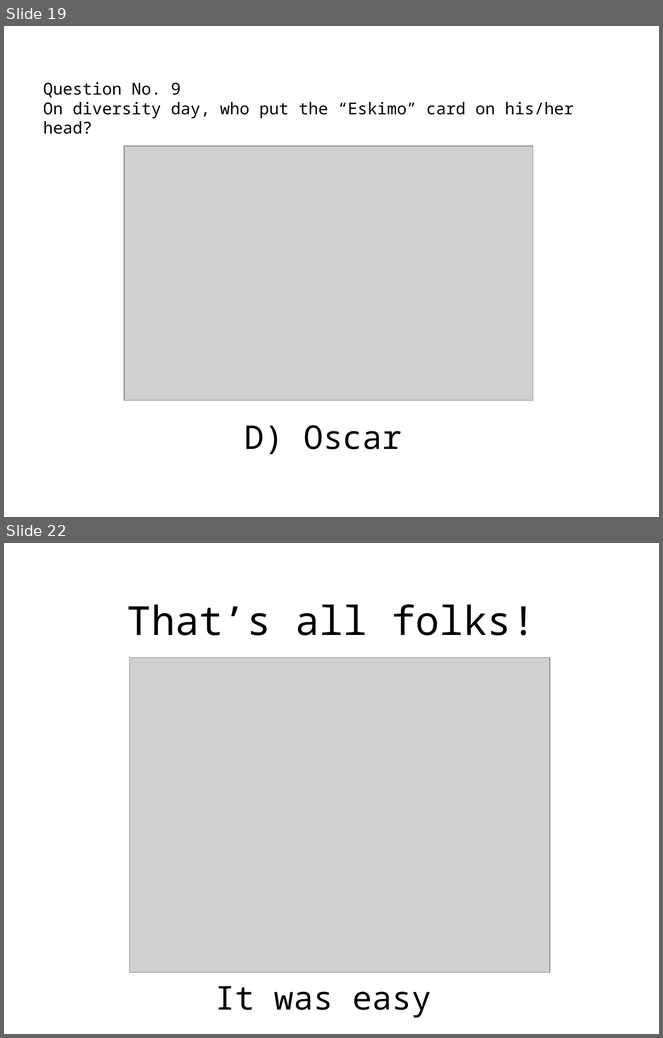
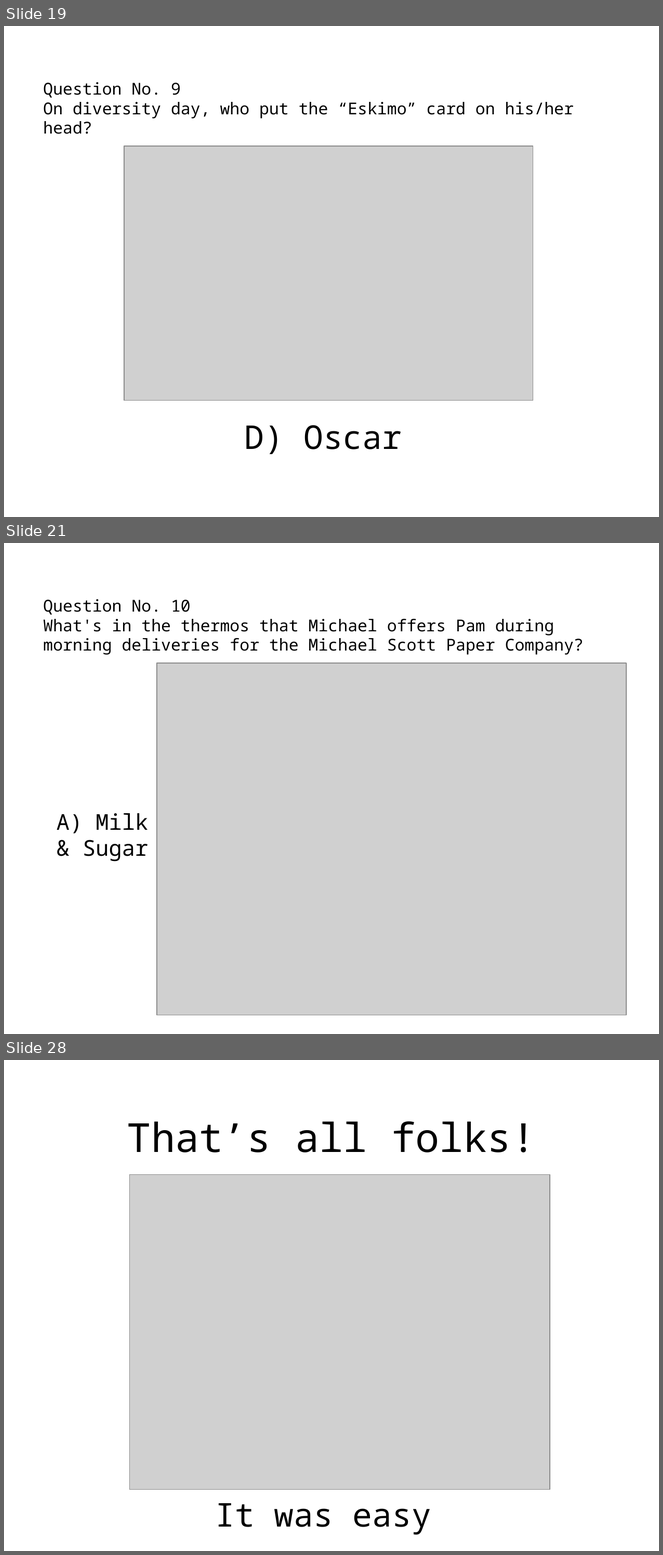
Before and after one commit to abartoha/quiz, a slide deck: The Office/The Office.pptx. Shown one above the other, each under a label of ours: slides 19 and 22 before the commit, slides 19, 21 and 28 after it; the slides between them are not shown. The pictures are 663x1038 and 663x1555 pixels, drawn with LibreOffice and Linux fonts; fonts in the diff are those of the drawing; grey boxes stand for pictures; background and template pictures are left out. Boxes give left, top, right and bottom in pixels: in the first picture for what was removed or moved away, otherwise in the second. Text is boxed around its words. In the diff, an @@ line names an element or a change of style, - is before the commit and + after.

```diff
--- a/The Office/The Office.pptx
+++ b/The Office/The Office.pptx
@@ slide 21 added at [4,543,659,1034], background picture (left out) @@
@@ text added at [43,599,584,655], 18 pt, text #000000 @@
+Question No. 10
+What's in the thermos that Michael offers Pam during morning deliveries for the Michael Scott Paper Company?
@@ picture added at [157,663,626,1015] @@
@@ text added at [57,813,148,862], 24 pt, text #000000 @@
+A) Milk
+& Sugar
@@ what was slide 22 is now slide 28 @@
```
Also in this commit, not shown: 2 slides changed, 5 other slides added, 3 other files.
